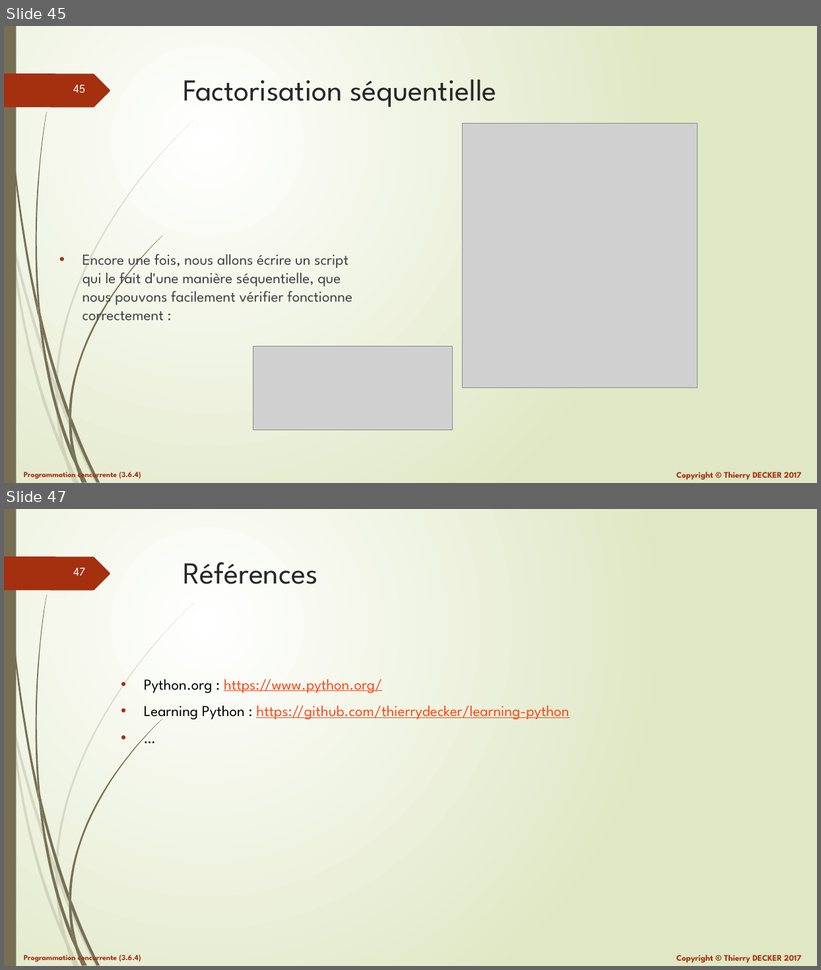
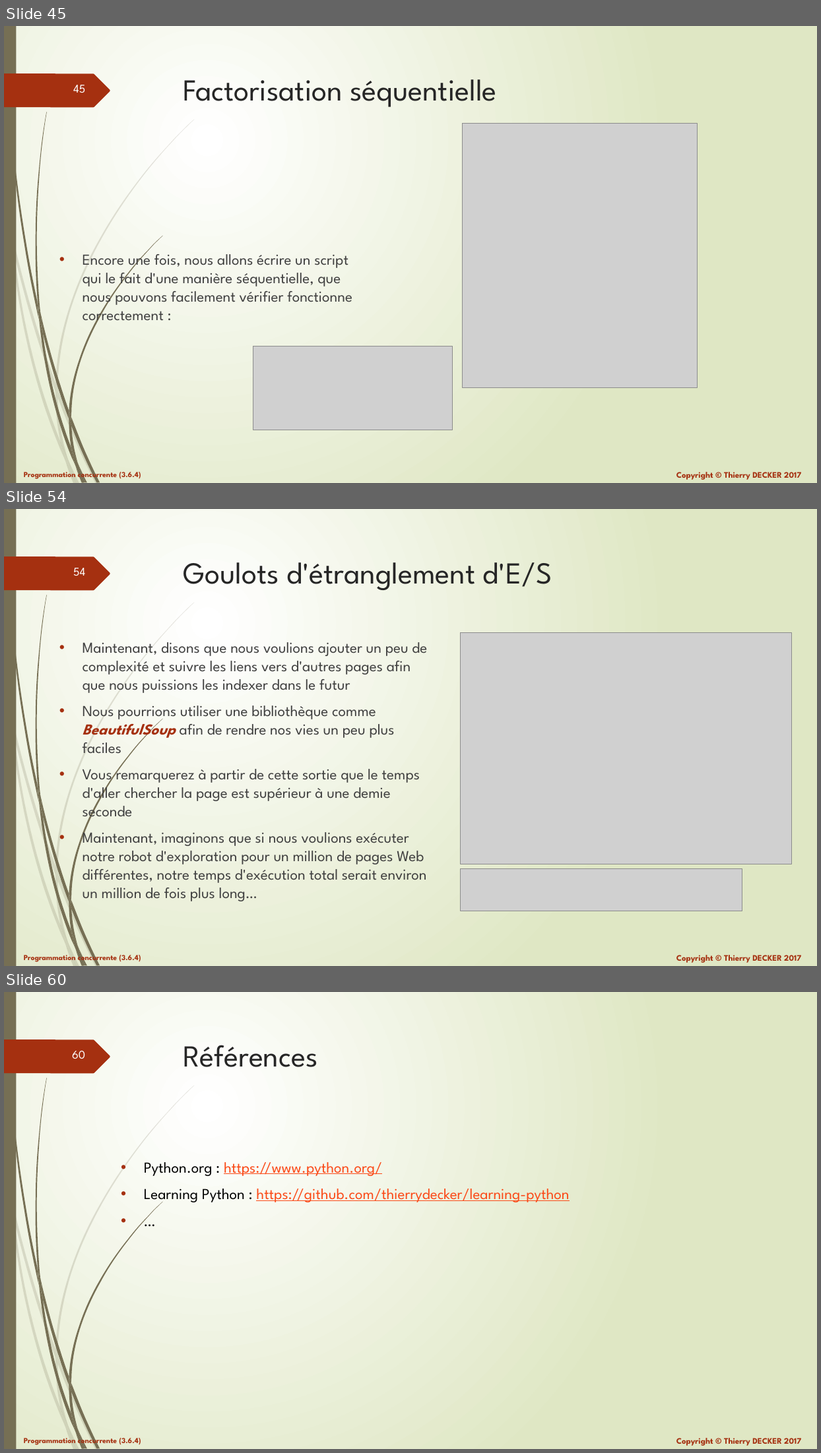
Before and after one commit to VikmanTheRacoon/learning-python, a slide deck: documentations/python-103.pptx. Shown one above the other, each under a label of ours: slides 45 and 47 before the commit, slides 45, 54 and 60 after it; the slides between them are not shown. The pictures are 821x970 and 821x1453 pixels, drawn with LibreOffice and Linux fonts; fonts in the diff are those of the drawing; grey boxes stand for pictures. Boxes give left, top, right and bottom in pixels: in the first picture for what was removed or moved away, otherwise in the second. Text is boxed around its words. In the diff, an @@ line names an element or a change of style, - is before the commit and + after.

```diff
--- a/documentations/python-103.pptx
+++ b/documentations/python-103.pptx
@@ slide 54 added at box(4, 509, 817, 966), background gradient #FFFFFF to #DFE8C4; not listed: 27 template elements that a slide beside it also shows @@
@@ title added at box(183, 562, 552, 590), 36 pt, text #262626 @@
+Goulots d'étranglement d'E/S
@@ text added at box(83, 642, 427, 902), 18 pt, text #404040 @@
+• Maintenant, disons que nous voulions ajouter un peu de complexité et suivre les liens vers d'autres pages afin que nous puissions les indexer dans le futur
+• Nous pourrions utiliser une bibliothèque comme BeautifulSoup afin de rendre nos vies un peu plus faciles
+• Vous remarquerez à partir de cette sortie que le temps d'aller chercher la page est supérieur à une demie seconde
+• Maintenant, imaginons que si nous voulions exécuter notre robot d'exploration pour un million de pages Web différentes, notre temps d'exécution total serait environ un million de fois plus long…
@@ picture added at box(461, 633, 792, 865) @@
@@ picture added at box(461, 869, 742, 912) @@
@@ what was slide 47 is now slide 60 @@
@@ page number at box(72, 1051, 85, 1059): text changed @@
-47
+60
```
Also in this commit, not shown: 1 slide changed, 12 other slides added, 1 other file.
